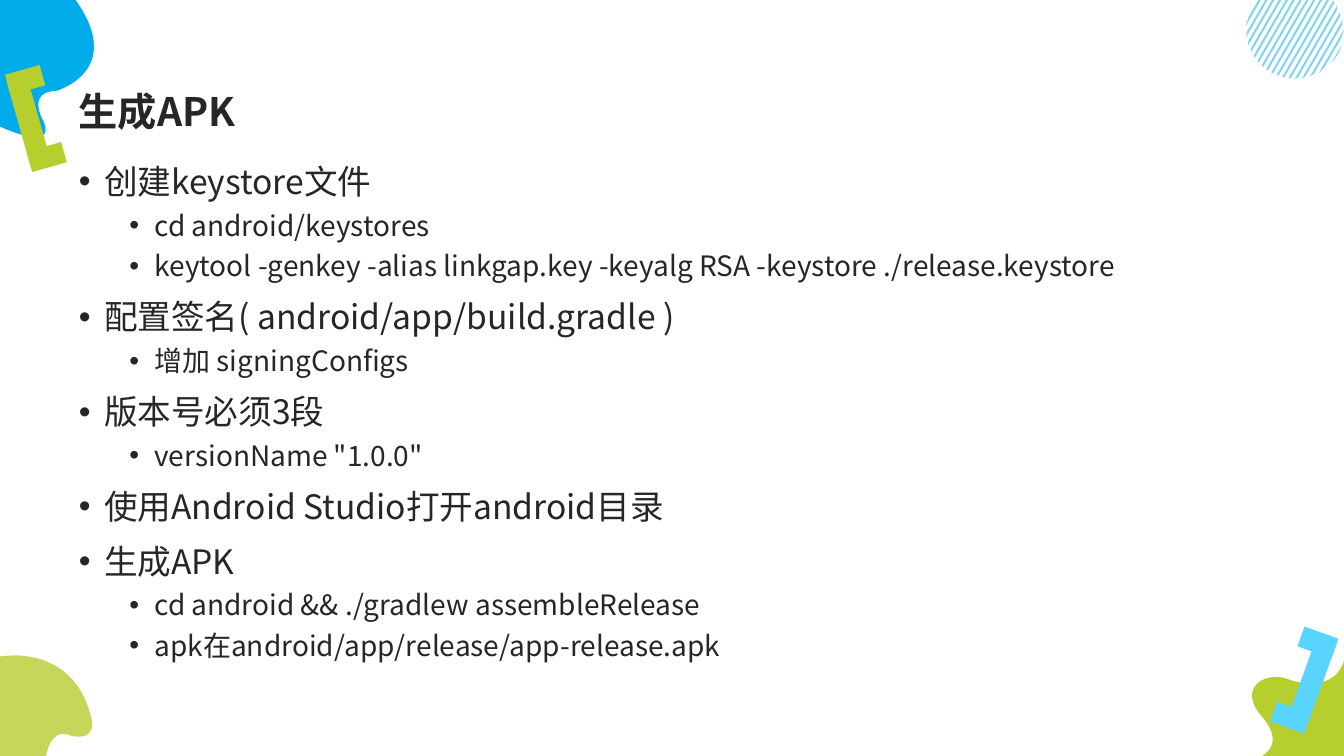
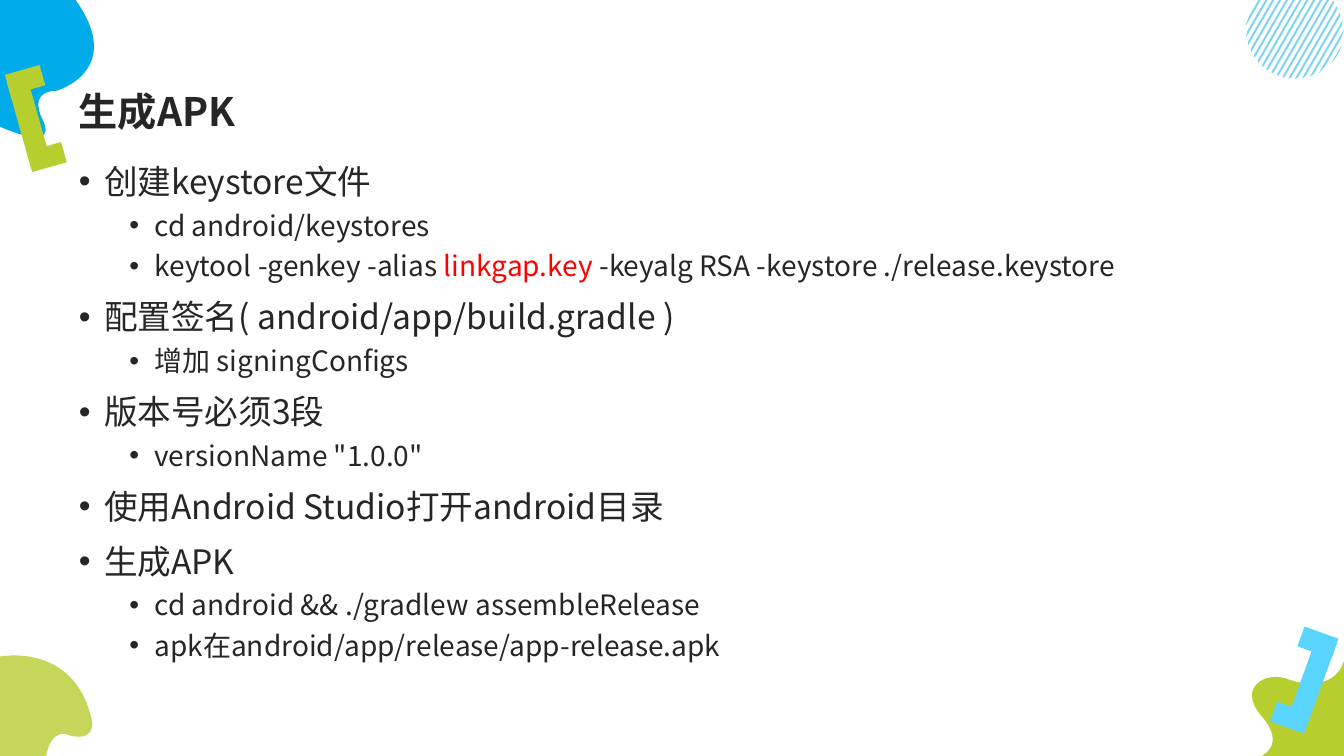
Before and after one commit to lumin824/hello-react-native, a slide deck: slide 26 of linkgap/ReactNative开发.pptx (slide 25 before the commit). Drawn at 1344x756 pixels with LibreOffice and Linux fonts; fonts in the diff are those of the drawing. Boxes give left, top, right and bottom in pixels: in the first picture for what was removed or moved away, otherwise in the second. Text is boxed around its words. In the diff, an @@ line names an element or a change of style, - is before the commit and + after.

```diff
--- a/linkgap/ReactNative开发.pptx
+++ b/linkgap/ReactNative开发.pptx
@@ text at [154, 253, 1115, 283]: text colour #262626 to #FF0000 in "linkgap.key" @@
```
Also in this commit, not shown: 2 other slides changed, 1 slide added, 1 other file.
